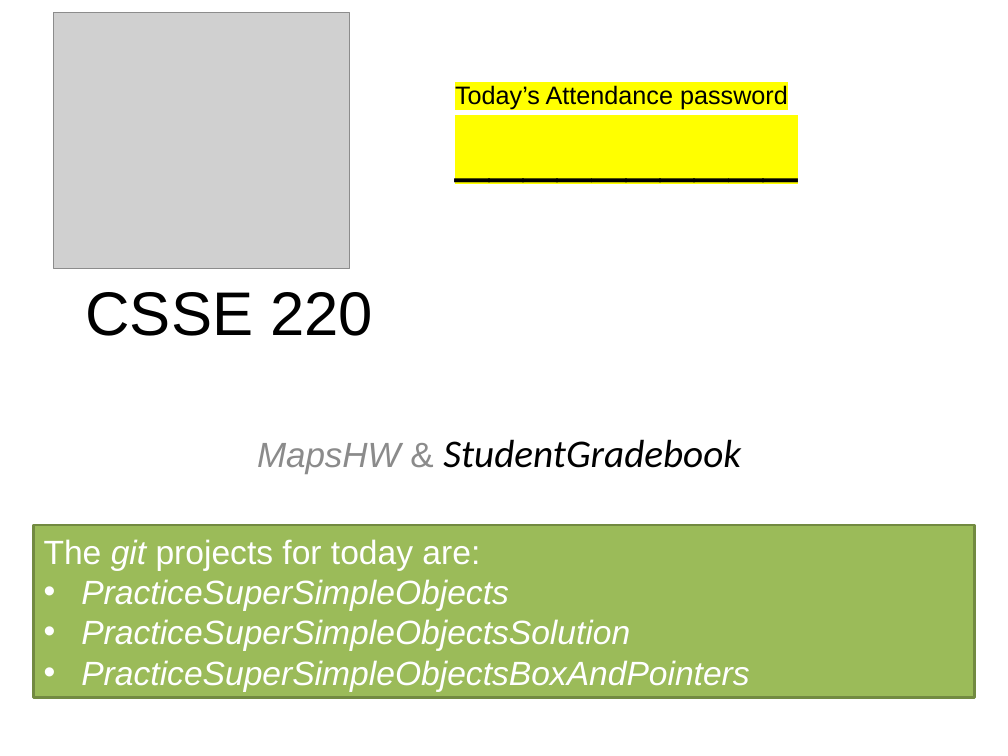
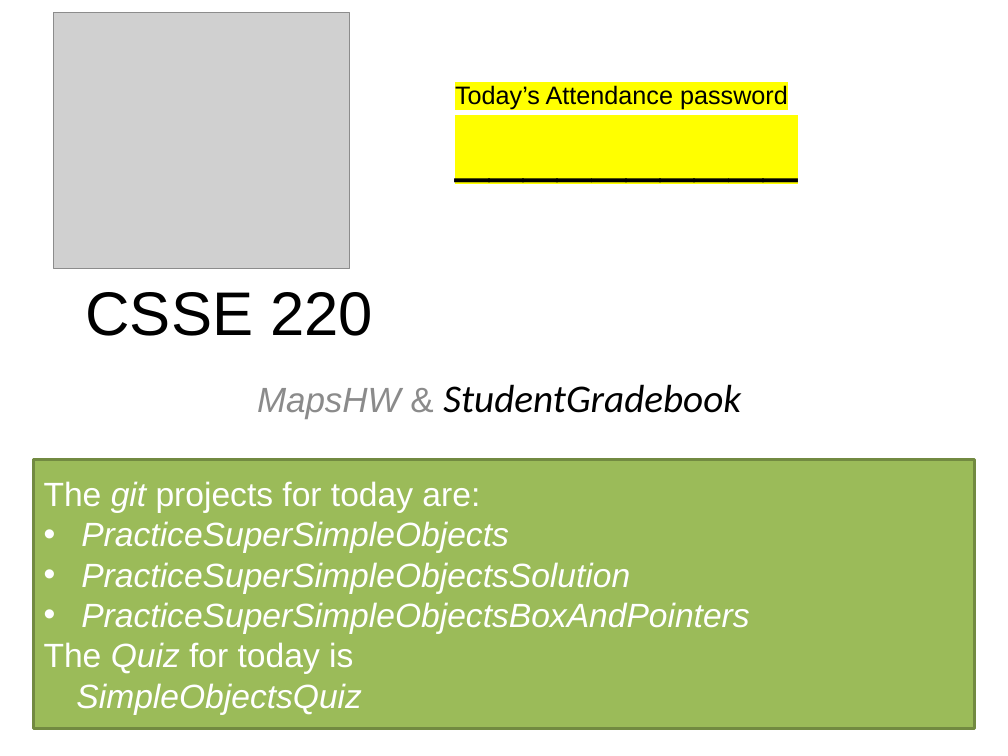
Before and after one commit to RHIT-CSSE/csse220, a slide deck: slide 1 of ClassMaterials/SimpleObjects/Slides/Part1-TodaysStartup.pptx. Drawn at 1008x756 pixels with LibreOffice and Linux fonts; fonts in the diff are those of the drawing; grey boxes stand for pictures. Boxes give left, top, right and bottom in pixels: in the first picture for what was removed or moved away, otherwise in the second. Text is boxed around its words. In the diff, an @@ line names an element or a change of style, - is before the commit and + after.

```diff
--- a/ClassMaterials/SimpleObjects/Slides/Part1-TodaysStartup.pptx
+++ b/ClassMaterials/SimpleObjects/Slides/Part1-TodaysStartup.pptx
@@ subtitle "MapsHW & StudentGradebook": place and size @@
-subtitle "MapsHW & StudentGradebook" at (257,439,741,474)
+subtitle "MapsHW & StudentGradebook" at (257,384,741,418)
@@ rectangle "The git projects for today ...": place and size @@
-rectangle "The git projects for today ..." at (33,525,974,698)
+rectangle "The git projects for today ..." at (33,460,974,729)
@@ text in rectangle at (44,642,362,715): paragraphs added @@
+The Quiz for today is
+SimpleObjectsQuiz
```
Also in this commit, not shown: 1 slide removed, 2 other files.
